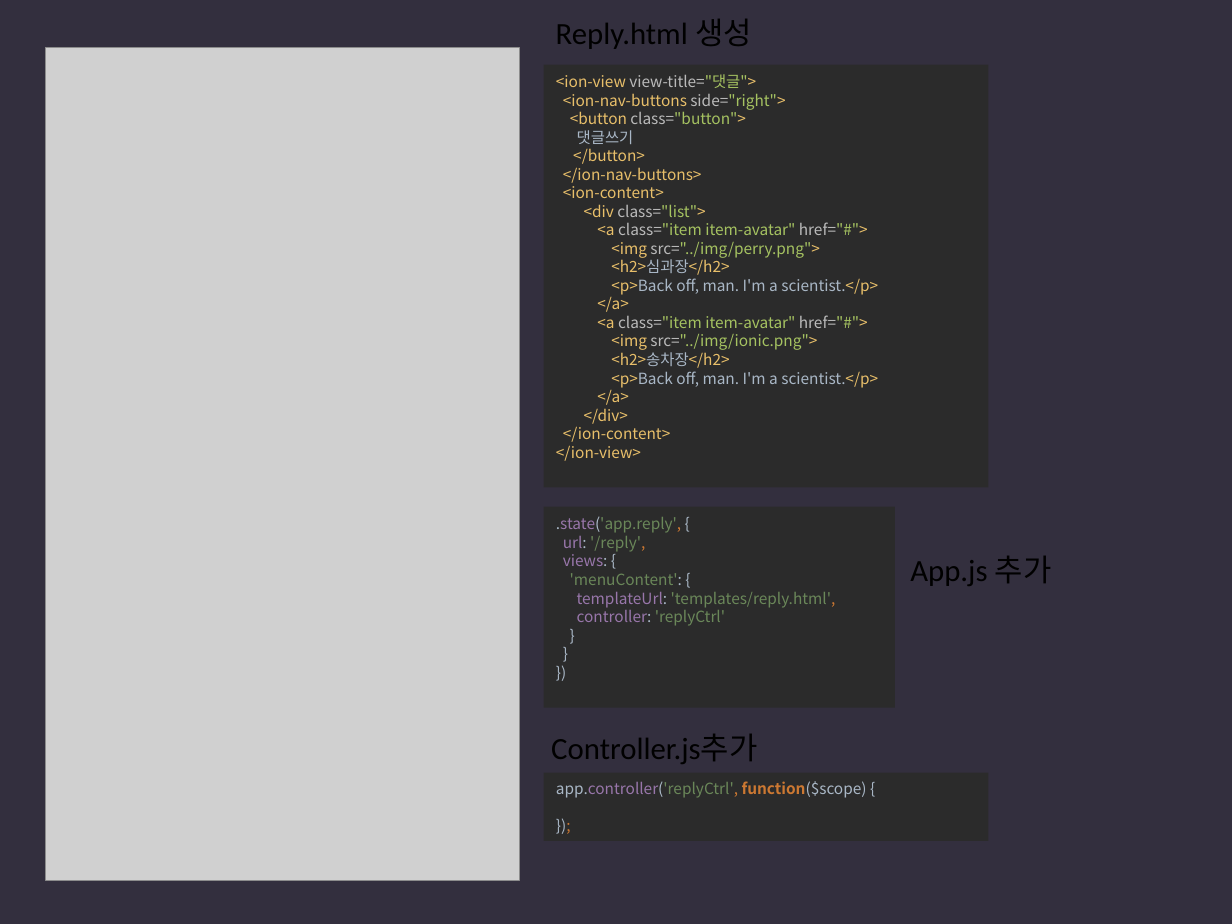
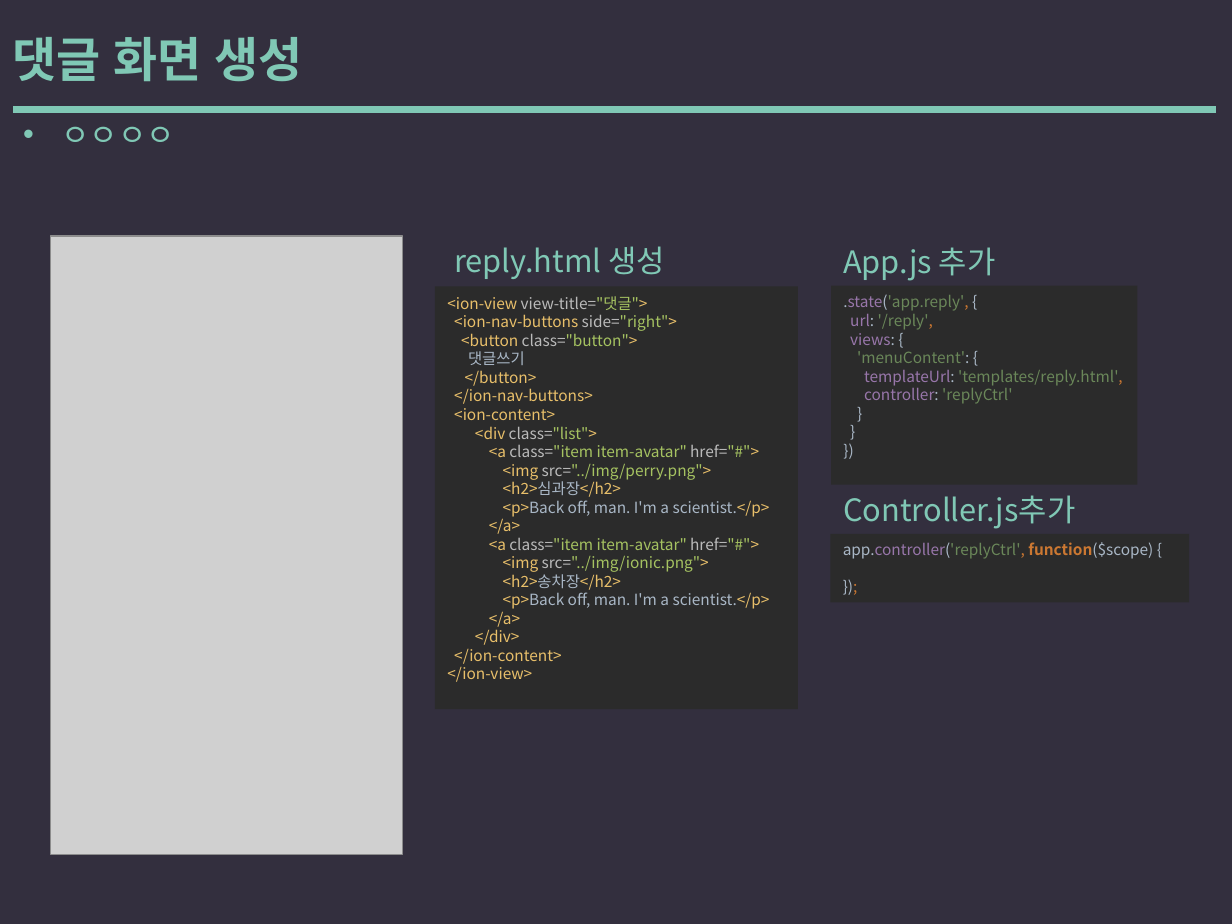
Before and after one commit to yysstory/mozzi, a slide deck: slide 35 of DOCS/1.pptx. Drawn at 1232x924 pixels with LibreOffice and Linux fonts; fonts in the diff are those of the drawing; grey boxes stand for pictures. Boxes give left, top, right and bottom in pixels: in the first picture for what was removed or moved away, otherwise in the second. Text is boxed around its words. In the diff, an @@ line names an element or a change of style, - is before the commit and + after.

```diff
--- a/DOCS/1.pptx
+++ b/DOCS/1.pptx
@@ text added at <box>12,37,303,81</box>, 28 pt, text #80C8B5, bold @@
+댓글 화면 생성
@@ line added from (16, 110) to (1212, 110), #80C8B5 4 pt @@
@@ text added at <box>62,126,175,142</box>, 18 pt, text #80C8B5 @@
+• ㅇㅇㅇㅇ
@@ picture: place and size @@
-picture at <box>46,48,519,881</box>
+picture at <box>51,237,402,855</box>
@@ text "App.js 추가": place and size @@
-text "App.js 추가" at <box>910,556,1052,586</box>
+text "App.js 추가" at <box>843,247,996,281</box>
@@ text "App.js 추가" at <box>843,247,996,281</box>: font Calibri to Noto Sans CJK KR, text colour #000000 to #80C8B5 @@
@@ text at <box>454,246,665,279</box>: text changed; font Calibri to Noto Sans CJK KR; text colour #000000 to #80C8B5 @@
-Reply.html 생성
+reply.html 생성
@@ rectangle "<ion-view view-title="댓글">": place and size @@
-rectangle "<ion-view view-title="댓글">" at <box>543,64,988,487</box>
+rectangle "<ion-view view-title="댓글">" at <box>435,286,798,708</box>
@@ rectangle ".state('app.reply', { url: '/reply', views: ...": place and size @@
-rectangle ".state('app.reply', { url: '/reply', views: ..." at <box>543,506,894,707</box>
+rectangle ".state('app.reply', { url: '/reply', views: ..." at <box>832,286,1138,485</box>
@@ text "Controller.js추가" at <box>843,495,1076,529</box>: font Calibri to Noto Sans CJK KR, text colour #000000 to #80C8B5 @@
@@ text "Controller.js추가": place and size @@
-text "Controller.js추가" at <box>551,734,757,764</box>
+text "Controller.js추가" at <box>843,495,1076,529</box>
@@ rectangle "app.controller('replyCtrl', function($scope) { });": place and size @@
-rectangle "app.controller('replyCtrl', function($scope) { });" at <box>543,772,988,841</box>
+rectangle "app.controller('replyCtrl', function($scope) { });" at <box>830,533,1189,602</box>
```
Also in this commit, not shown: 27 other slides changed.
